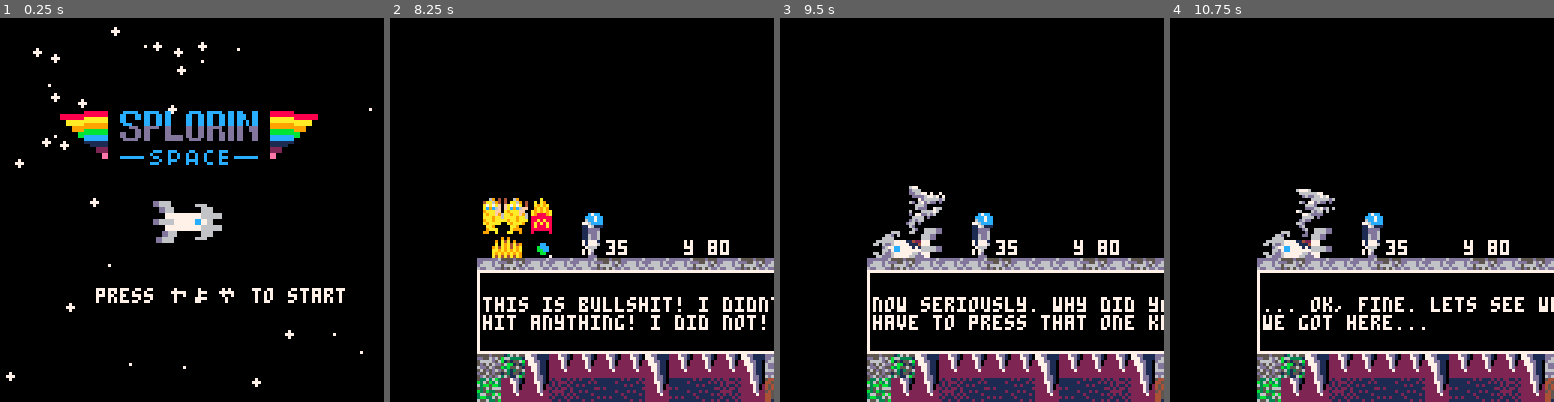
Above: before the commit, frames 1-4 (left to right).
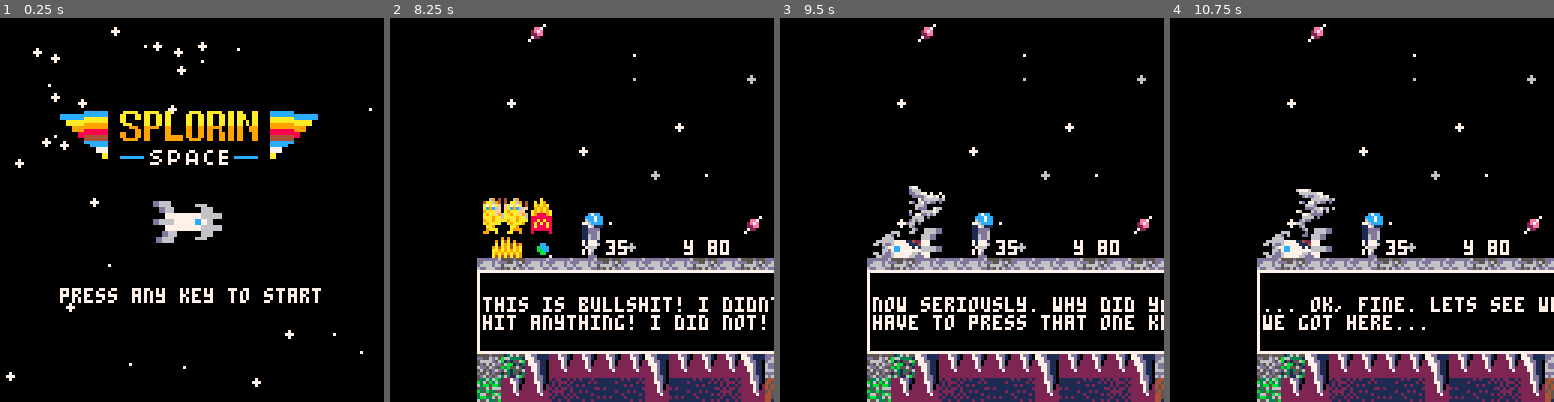
Above: after the commit, the same moments.

Repository: siualpinto/Splorin_Space
Game: PICO-8 cartridge jogo.p8
The game is run twice, just before and just after one commit, with the same random seed, the same clock (stepped at 60 frames per second) and the same inputs.
Inputs:
- Up to frame 1 (0.25 s): no input
- Up to frame 2 (8.25 s): tap X (X key) at 0.33, 1.07, 1.85, 2.97, 4.08, 5.2, 6.32, 7.43 s; tap O (Z key) at 0.7, 1.7, 2.1, 2.5, 2.9, 3.3, 3.7, 4.1, 4.5, 4.9, 5.3, 5.7, 6.1, 6.5, 6.9, 7.3, 7.7, 8.1 s; hold Right 1.6-2.1 s; hold Up 2.15-2.42 s; hold Right 2.47-3.03 s; hold Left 3.08-3.58 s; hold Down 3.63-3.97 s; hold Right 4.02-4.68 s; hold Up 4.73-5.03 s; hold Left 5.08-5.68 s; hold Down 5.73-6.03 s; hold Right 6.08-6.58 s; hold Right 6.63-7.13 s; hold Up 7.18-7.45 s; hold Right 7.5-8.07 s; hold Left from 8.12 s (still down)
- Up to frame 3 (9.5 s): tap O (Z key) at 8.5, 8.9, 9.3 s; tap X (X key) at 8.55 s; release Left at 8.62 s; hold Down 8.67-9 s; hold Right from 9.05 s (still down)
- Up to frame 4 (10.75 s): tap X (X key) at 9.67 s; tap O (Z key) at 9.7, 10.1, 10.5 s; release Right at 9.72 s; hold Up 9.77-10.07 s; hold Left 10.12-10.72 s

The runs differ from the first frame. In frame 1, 4.2% of the frame differs, in the area x 15-90%, y 24-75%; in frame 2, 0.4%; in frame 3, 0.4%; in frame 4, 0.4%.

Commit message:
fixing things that need fixin

Diff:
--- a/jogo.p8
+++ b/jogo.p8
@@ -11,7 +11,7 @@
 arbiru_constant = 192
 --imitial text
 startxt={}
-startxt.x=32
+startxt.x=20
 startxt.y=90
 startxt.c=7
 
@@ -125,7 +121,7 @@
  		timer=0
  	end
 
- 	print('press � to start',
+ 	print('press any key to start',
  		startxt.x, startxt.y, startxt.c)
  else
  	drawsplosion()
@@ -136,7 +132,7 @@
 function updatescene0()
 	movebackground()
 
-	if btn(4) or btn(5) then
+	if btn(4) or btn(5) or btn(0) or btn(1) or btn(2) or btn(3) then
 		start = true
 		music(-1)
 		music(1)
@@ -960,18 +956,18 @@
 0001010001000000000000000000000000000001010100000000000000000000000000000100000000000000000000000000000000000000000000000000000000000000000000000000000000000000000000000000000000000000000000000000000000000000000000000000000000000000000000000000000000000000
 0000000000000000000000000000000000000000000000000000000000000000000000000000000000000000000000000000000000000000000000000000000000000000000000000000000000000000000000000000000000000000000000000000000000000000000000000000000000000000000000000000000000000000
 __map__
-0000000000000000000000000000000015141614151414141414141614161414141414141414141414141614161414141414141414141414141414141414141614161414141414141414141514141415141414141414141414141414141414141514161616161616161616161616161514151412141412151414141514121111
-0000000000000000000000000000000015151414121414141414141414141414141414141414141414141414141414141414141414141414141414141414141414141414141414141416141415151516161616161614141416161616161616161616151515141414141614141515121512141512161614141515121514141211
-00000000000000000000000000000000211415131414131314142115211414152114141114151416111215141614151414141414151414141614151414141415141414151414141414161414151515161614141414161614141514141416141514161414150815150815153c083208311e323c32321e2c3232322c3215151211
-0000000000000000000000000000002115151315152115141315211415152115141513121516121516041415121512111611141416141515161516141416141415151515141414141614141515141415141414151414141614141515151514141514141508080808082c08081e0831320808321e31323c1e32323c1e32141512
-000000000000000000000000000000150c0c283a2a3a1819073b2b0a1d0d0e3736252635083c2c083d332c2e3e3e151512161616111616161416151516150814141414141415141508083c2c08161414153c2c0815141515080808082c0808083c3c150808080808083c0831080808080831080832311e311e32321e321e1515
-000000000000000000000000000021150c2829393a18190717273b1d0d0e37362526350808083c3d332e3c2e1e08080811111612151611161616082c3c08310808151514150814080808083c08083c0808083c080808083c3132081e3c080808080808081e320808080808080832081e0808321e0808081e081e080808311412
-000000000000000000000000000014140c29393818190717270a0a0d0e373625263508083d08083d2e2e1e1e08081e083c3c08083c1115161508083c0808080808082c140808080832080808080808083208080808320808081e08080831080832080831083108080808080808310808081e08083208320832083108321e1415
-0000000000000000000000000015151516243818190717270a0a1d0e373625263508080808083d332e1e1e08080808080808081e08083c08081e08080808080808083c3c08080808083108080808081e3132080831310832080808083208081e08080808080808080808080808080808080808080831081e0831081e08080814
-00000000000000000000000000151615150418190717270a0a0a1d37362526350808083d083d3d2e1e1e08081e08080808080808080808080808080808020808081e0808080831080808080808080808081e080808081e1e0808080808080808080808081e32080808080808080808080808081e080808080808080808080814
-000000000000000000000000000008161611040717270a0a0a1d3736252635080808080808083d1e081e0808080808081e08010831080808080831080404080808080808080808080808081e08080808080808080808080808081e08080808080808080808310808080808080808080808080808080808081e08080808080214
-0000000000000000000000000000081616150417270a0a0a0a373625263508083d080808080808080808080808080804040404040808081e080808081215040408080808080808080808080831080808080808080808080808080808080804040808080808080808080808080808080831080808080831080808083108020414
-00000000000000000000000000080816110416270a0a0a0a373625260201080808080808080808080808080808040412151215120404080808080404151512040808080808080808080808080808080808081e08080808080108080804041214040404080808080831083208010808080808081e080108080808020804042114
+7c00000000000000000000007c00000015141614151414141414141614161414141414141414141414141614161414141414141414141414141414141414141614161414141414141414141514141415141414141414141414141414141414141514161616161616161616161616161514151412141412151414141514121111
+00000000007f000000006b0000007c0015151414121414141414141414141414141414141414141414141414141414141414141414141414141414141414141414141414141414141416141415151516161616161614141416161616161616161616151515141414141614141515121512141512161614141515121514141211
+00007b00000000000000000000000000211415131414131314142115211414152114141114151416111215141614151414141414151414141614151414141415141414151414141414161414151515161614141414161614141514141416141514161414150815150815153c083208311e323c32321e2c3232322c3215151211
+0000000000007e00000000000000002115151315152115141315211415152115141513121516121516041415121512111611141416141515161516141416141415151515141414141614141515141415141414151414141614141515151514141514141508080808082c08081e0831320808321e31323c1e32323c1e32141512
+0000000000007f000000007d000000150c0c283a2a3a1819073b2b0a1d0d0e3736252635083c2c083d332c2e3e3e151512161616111616161416151516150814141414141415141508083c2c08161414153c2c0815141515080808082c0808083c3c150808080808083c0831080808080831080832311e311e32321e321e1515
+007c000000000000000000007e0021150c2829393a18190717273b1d0d0e37362526350808083c3d332e3c2e1e08080811111612151611161616082c3c08310808151514150814080808083c08083c0808083c080808083c3132081e3c080808080808081e320808080808080832081e0808321e0808081e081e080808311412
+00000000000000007c000000000014140c29393818190717270a0a0d0e373625263508083d08083d2e2e1e1e08081e083c3c08083c1115161508083c0808080808082c140808080832080808080808083208080808320808081e08080831080832080831083108080808080808310808081e08083208320832083108321e1415
+000000007c000000000000000015151516243818190717270a0a1d0e373625263508080808083d332e1e1e08080808080808081e08083c08081e08080808080808083c3c08080808083108080808081e3132080831310832080808083208081e08080808080808080808080808080808080808080831081e0831081e08080814
+000000000000007d007e000000151615150418190717270a0a0a1d37362526350808083d083d3d2e1e1e08081e08080808080808080808080808080808020808081e0808080831080808080808080808081e080808081e1e0808080808080808080808081e32080808080808080808080808081e080808080808080808080814
+000000000000000000000000007f08161611040717270a0a0a1d3736252635080808080808083d1e081e0808080808081e08010831080808080831080404080808080808080808080808081e08080808080808080808080808081e08080808080808080808310808080808080808080808080808080808081e08080808080214
+007c0000007e00000000007b0000081616150417270a0a0a0a373625263508083d080808080808080808080808080804040404040808081e080808081215040408080808080808080808080831080808080808080808080808080808080804040808080808080808080808080808080831080808080831080808083108020414
+0000000000007d000000000000080816110416270a0a0a0a373625260201080808080808080808080808080808040412151215120404080808080404151512040808080808080808080808080808080808081e08080808080108080804041214040404080808080831083208010808080808081e080108080808020804042114
 141514141415141414151415141414151611040a0a0a0a3736252602010201080808083d08080808081e0804041515111511161112150404080812151615120408310808080831080808080808080808080808080808080201020804151416151414120808080808081e08040408010808080808080102080801010421151514
 1514151615151515161516151414151511040404040404040404040404040404040404040404040404040416151116121616161516111512040412151616150408080808080808080808080808080808020808080808020101040414121511161216140404080808010804151204020108080808010201040404042115161415
 141516151601161601161516161415161616211116112116211616111611211621161611161121152115151512151215161615211615160f0f0f30201115151204040404040404040404040404040404040408080808040404041512161615161516121214040404040415121515040404080804040404212115041504161515
Not shown, changed: 19 lines of the sprite sheet (__gfx__) section of jogo.p8
